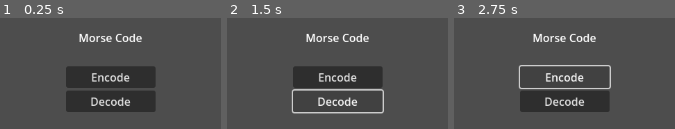
Above: before the commit, frames 1-3 (left to right).
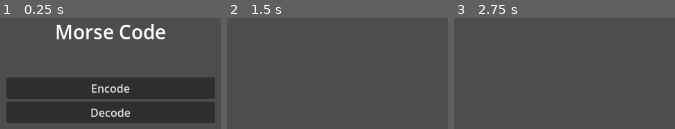
Above: after the commit, the same moments.

Repository: ThatLukeDev/morse-trainer
Game: Godot game, scene res://main.tscn
Same seed, same stepped clock (60 frames per second), same inputs: the game is played once before the commit and once after it.
Inputs (mouse positions are in pixels of both pictures, inside the frame that each line leads up to):
- Up to frame 1 (0.25 s): no input
- Up to frame 2 (1.5 s): click "Encode" at 0.5 s; click (337, 101) at 1.25 s, where only the run before the commit has a clickable "Decode"
- Up to frame 3 (2.75 s): click (564, 76) at 2 s, where only the run before the commit has a clickable "Encode"

The runs differ from the first frame. In frame 1, 35% of the frame differs, in the area x 3-98%, y 5-95%; in frame 2, 11%; in frame 3, 10%.

Commit message:
encode and decode scenes

Diff:
--- /dev/null
+++ b/decode.gd
@@ -0,0 +1,7 @@
+extends Button
+
+func pressed():
+	get_tree().change_scene_to_file("res://decode.tscn")
+
+func _ready():
+	get_node(".").connect("pressed", self.pressed)
--- /dev/null
+++ b/decode.tscn
@@ -0,0 +1,9 @@
+[gd_scene format=3 uid="uid://dcvk5oenjnfwq"]
+
+[node name="decode" type="Control"]
+layout_mode = 3
+anchors_preset = 15
+anchor_right = 1.0
+anchor_bottom = 1.0
+grow_horizontal = 2
+grow_vertical = 2
--- /dev/null
+++ b/encode.gd
@@ -0,0 +1,7 @@
+extends Button
+
+func pressed():
+	get_tree().change_scene_to_file("res://encode.tscn")
+
+func _ready():
+	get_node(".").connect("pressed", self.pressed)
--- /dev/null
+++ b/encode.tscn
@@ -0,0 +1,9 @@
+[gd_scene format=3 uid="uid://bg32fgc4qn66w"]
+
+[node name="encode" type="Control"]
+layout_mode = 3
+anchors_preset = 15
+anchor_right = 1.0
+anchor_bottom = 1.0
+grow_horizontal = 2
+grow_vertical = 2
--- a/main.tscn
+++ b/main.tscn
@@ -1,4 +1,7 @@
-[gd_scene format=3 uid="uid://dp23jbsoclb7f"]
+[gd_scene load_steps=3 format=3 uid="uid://dp23jbsoclb7f"]
+
+[ext_resource type="Script" path="res://encode.gd" id="1_3gmcu"]
+[ext_resource type="Script" path="res://decode.gd" id="2_87jli"]
 
 [node name="main" type="Control"]
 layout_mode = 3
@@ -8,31 +11,34 @@
 grow_horizontal = 2
 grow_vertical = 2
 
-[node name="VBoxContainer" type="VBoxContainer" parent="."]
+[node name="menu" type="VBoxContainer" parent="."]
 layout_mode = 1
 anchors_preset = 8
 anchor_left = 0.5
 anchor_top = 0.5
 anchor_right = 0.5
 anchor_bottom = 0.5
-offset_left = -64.5
-offset_top = -46.5
-offset_right = 64.5
-offset_bottom = 46.5
+offset_left = -150.5
+offset_top = -75.5
+offset_right = 150.5
+offset_bottom = 75.5
 grow_horizontal = 2
 grow_vertical = 2
 
-[node name="title" type="Label" parent="VBoxContainer"]
+[node name="title" type="Label" parent="menu"]
 layout_mode = 2
+theme_type_variation = &"HeaderLarge"
 text = "Morse Code
  "
 horizontal_alignment = 1
 vertical_alignment = 1
 
-[node name="encode" type="Button" parent="VBoxContainer"]
+[node name="encode" type="Button" parent="menu"]
 layout_mode = 2
 text = "Encode"
+script = ExtResource("1_3gmcu")
 
-[node name="decode" type="Button" parent="VBoxContainer"]
+[node name="decode" type="Button" parent="menu"]
 layout_mode = 2
 text = "Decode"
+script = ExtResource("2_87jli")
